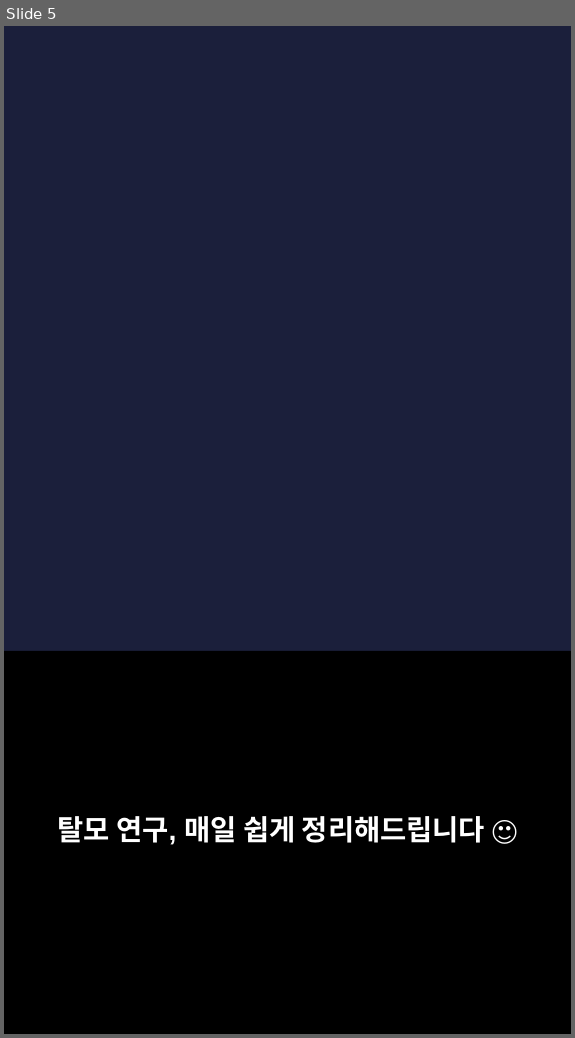
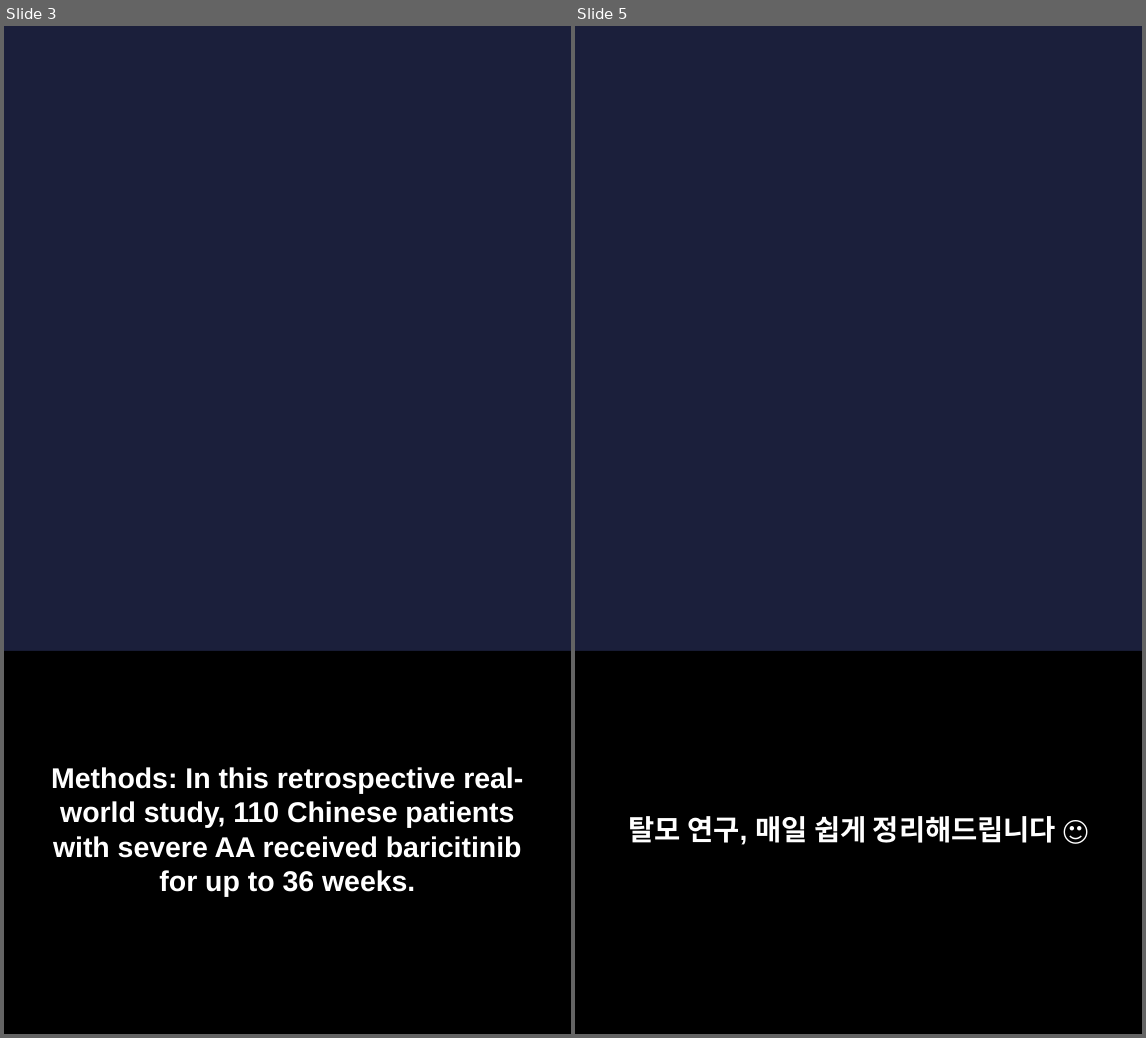
Before and after one commit to hyokang2010-BJ-ANTH/product-builder-test, a slide deck: pwa/data/latest/slides.pptx. Shown side by side, each under a label of ours: slide 5 before the commit, slides 3 and 5 after it; the slides between them are not shown. The pictures are 575x1038 and 1146x1038 pixels, drawn with LibreOffice and Linux fonts; fonts in the diff are those of the drawing; background and template pictures are left out. Boxes give left, top, right and bottom in pixels: in the first picture for what was removed or moved away, otherwise in the second. Text is boxed around its words. In the diff, an @@ line names an element or a change of style, - is before the commit and + after.

```diff
--- a/pwa/data/latest/slides.pptx
+++ b/pwa/data/latest/slides.pptx
@@ slide 3 added at (4,26,571,1034), background picture (left out) @@
@@ rectangle added at (4,651,571,1033), fill #000000 @@
@@ text added at (51,767,523,897), 22 pt, text #FFFFFF, bold @@
+Methods: In this retrospective real-world study, 110 Chinese patients with severe AA received baricitinib for up to 36 weeks.
```
Also in this commit, not shown: 2 slides changed, 4 other slides added, 4 slides removed, 26 other files.
